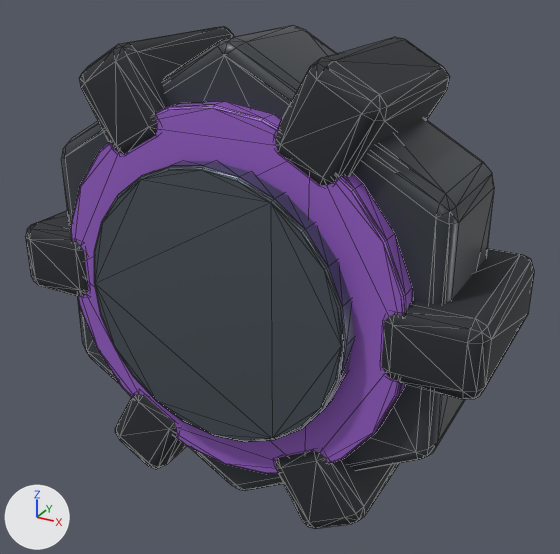
A saved change to the glTF model phenotypes/operators/equipment/level1-drafts/models/T04.glb.
The view is the same before and after, from a 50 mm lens placed at (0.198, -0.344, 0.17), pointed at (0.008, 0.0, -0.002). Lighting does not change. The marker at lower left points along +X, +Y and +Z. The first picture is the older version. Mesh edges are drawn as thin lines. Where no turn or scale is listed for an object, it has been applied to the vertices.

Objects in the first picture: 'T04__Central_disc', 'T04__Hexagonal_body', 'T04__Robust_lobe', 'T04__Robust_lobe.001', 'T04__Robust_lobe.002', 'T04__Robust_lobe.003', 'T04__Robust_lobe.004', 'T04__Robust_lobe.005', 'T04__Violet_ring'.
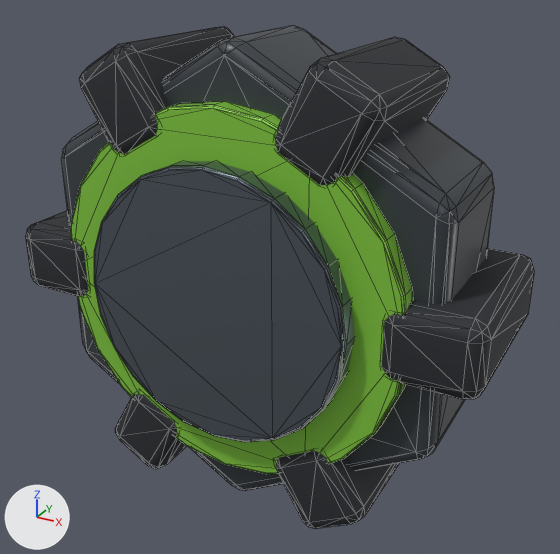
The change, as JSON lines over the scene's bpy script:
```json
{"op": "add", "block": "mat_t_lime", "code": ["mat_t_lime = principled_material('T_Lime')", "mat_t_lime.base_color = (0.258, 0.651, 0.0612)  # green #8bd346", "mat_t_lime.metallic = 0.25", "mat_t_lime.roughness = 0.4"]}
{"block": "me_cylinder_013", "where": "me_cylinder_013.from_pydata(...)  # 144 vertices, 284 faces; spans x -0.1..0.1, y -0.006..0.006, z -0.1..0.1"}
{"op": "remove", "block": "me_cylinder_013", "code": "me_cylinder_013.materials.append(mat_t_violet)  # purple #a469d7"}
{"op": "add", "block": "me_cylinder_013", "code": "me_cylinder_013.materials.append(mat_t_lime)  # green #8bd346"}
```

What differs and where, as boxes [x1, y1, x2, y2] in the pictures (560 x 554 px):
```json
{"object": "T04__Violet_ring", "change": "recoloured", "before": [71, 101, 413, 474], "after": [71, 101, 413, 474], "on screen": "purple to green"}
```
